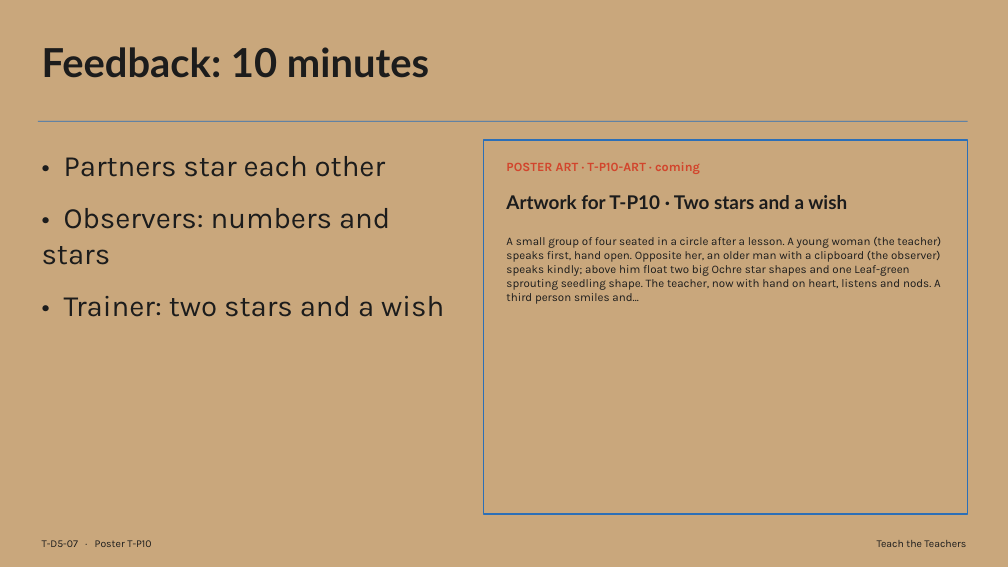
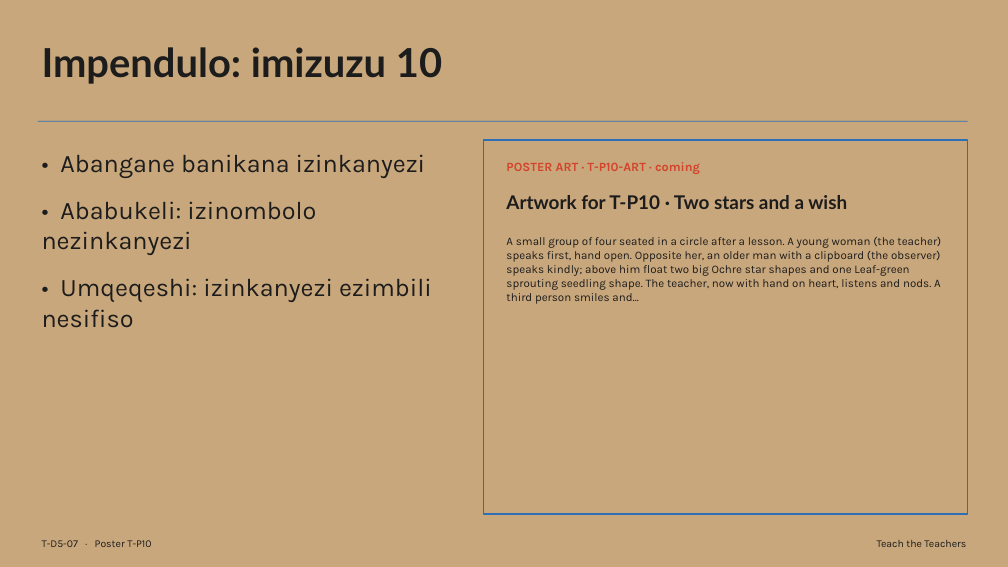
Before and after one commit to rorymclark-prog/ImbewuField, a slide deck: slide 7 of courses/build/teach-the-teachers/T-D5.zu.pptx. Drawn at 1008x567 pixels with LibreOffice and Linux fonts; fonts in the diff are those of the drawing. Boxes give left, top, right and bottom in pixels: in the first picture for what was removed or moved away, otherwise in the second. Text is boxed around its words. In the diff, an @@ line names an element or a change of style, - is before the commit and + after.

```diff
--- a/courses/build/teach-the-teachers/T-D5.zu.pptx
+++ b/courses/build/teach-the-teachers/T-D5.zu.pptx
@@ text at (42,47,442,84): text changed @@
-Feedback: 10 minutes
+Impendulo: imizuzu 10
@@ text at (42,154,432,328): text changed; size 28 to 24 pt @@
-• Partners star each other
-• Observers: numbers and stars
-• Trainer: two stars and a wish
+• Abangane banikana izinkanyezi
+• Ababukeli: izinombolo nezinkanyezi
+• Umqeqeshi: izinkanyezi ezimbili nesifiso
```
Also in this commit, not shown: 15 other slides changed, 38 other files.
